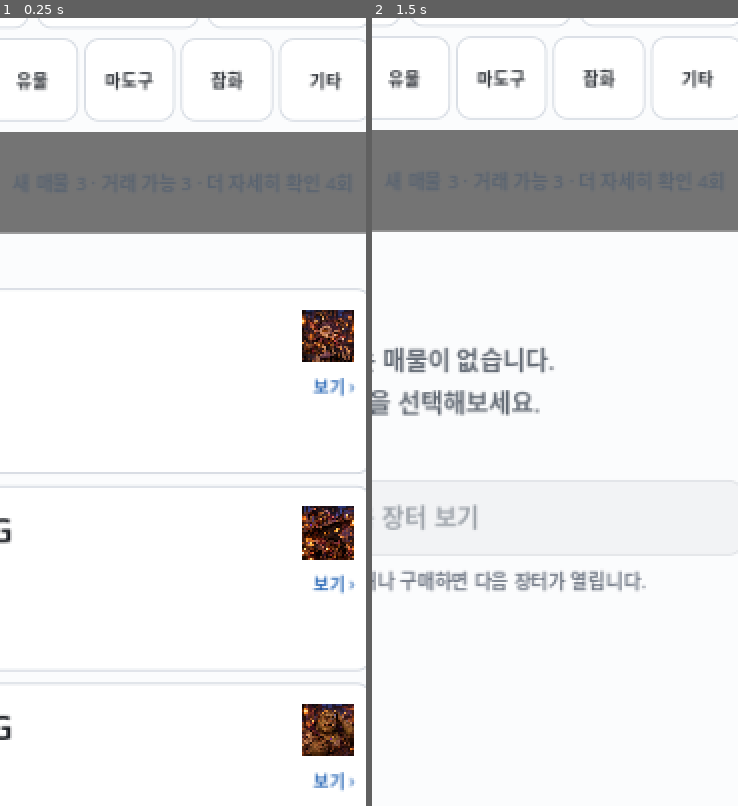
Above: before the commit, frames 1-2 (left to right).
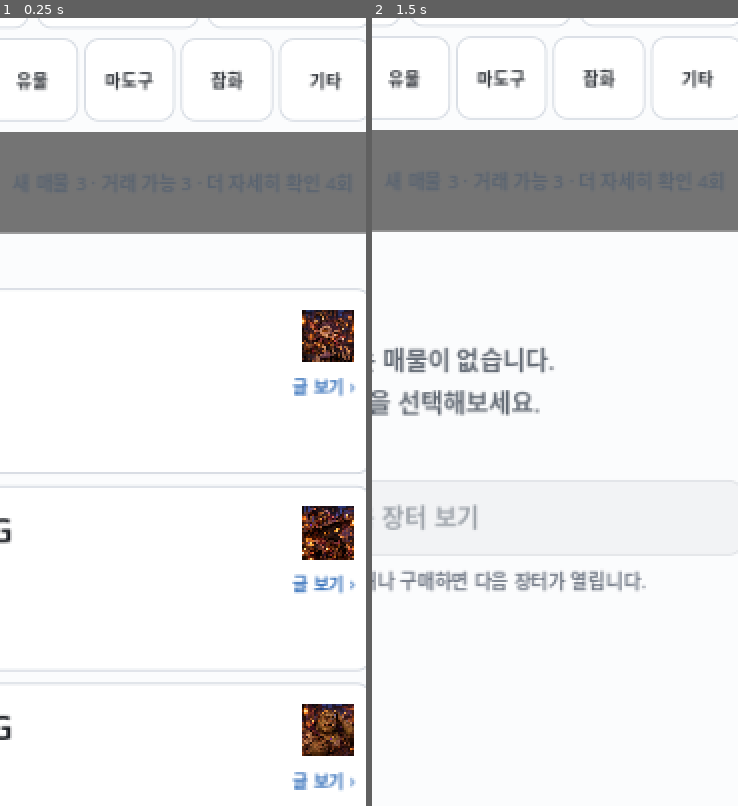
Above: after the commit, the same moments.

Repository: Queenrain9/monster-used-market
Game: Godot game, scene res://scenes/main.tscn
The game is run twice, just before and just after one commit, with the same random seed, the same clock (stepped at 60 frames per second) and the same inputs.
Inputs (mouse positions are % of the whole screen's width and height, from its top left):
- Up to frame 1 (0.25 s): no input
- Up to frame 2 (1.5 s): click (50, 9) at 0.52 s; type "12" at 0.6 s; click "추천 매물" at 1.25 s
The pictures show only the part of the screen within x 46-95%, y 16-66%; the shares and areas given below are measured in that part.

The runs differ from the first frame. In frame 1, 0.5% of the frame differs, in the area x 79-96%, y 45-98%; in frame 2, nothing differs.

Commit message:
ux: surface listings as local seller posts

Diff:
--- a/scripts/home_feed.gd
+++ b/scripts/home_feed.gd
@@ -11,7 +11,7 @@
 	var available = status not in ["구매 완료", "판매 완료"]
 	var viewed = bool(listing.get("viewed", false)) or not listing.get("inspected_actions", []).is_empty()
 	var tags: Array = []
-	tags.append("가격 협의")
+	tags.append("가격 제안")
 
 	if not available:
 		tags.append(status)
@@ -31,9 +31,9 @@
 		"seller_short_text": Art.seller_name(seller),
 		"meta_text": "%s · %s" % [public_location_text(listing), public_age_text(listing)],
 		"tags_text": " · ".join(tags),
-		"clue_text": str(listing.get("initial_clue", {}).get("text", "")),
-		"feature_text": "특별 매물" if featured and available else "",
-		"action_text": ("다시 보기 ›" if viewed else "보기 ›") if available else "거래 완료",
+		"clue_text": str(listing.get("listing_story", "직접 보고 결정해주세요.")),
+		"feature_text": "동네 인기 매물" if featured and available else "",
+		"action_text": ("다시 보기 ›" if viewed else "글 보기 ›") if available else "거래 완료",
 		"available": available
 	}
 
@@ -57,10 +57,12 @@
 	var q = query.strip_edges().to_lower()
 
 	if not q.is_empty():
-		var haystack = "%s %s %s" % [
+		var haystack = "%s %s %s %s %s" % [
 			Art.item_name(listing),
 			Art.seller_name(seller),
-			str(listing.get("category", ""))
+			str(listing.get("category", "")),
+			public_location_text(listing),
+			str(listing.get("listing_story", ""))
 		]
 		if not haystack.to_lower().contains(q):
 			return false
@@ -98,8 +100,27 @@
 	return "%d분 전" % minutes
 
 
-func public_location_text(_listing: Dictionary) -> String:
-	return "어둠마을 야시장"
+func public_location_text(listing: Dictionary) -> String:
+	var seller: Dictionary = listing.get("seller", {})
+	return str(seller.get("neighborhood", "어둠마을"))
+
+
+func public_meetup_text(listing: Dictionary) -> String:
+	var seller: Dictionary = listing.get("seller", {})
+	return str(seller.get("meetup", "%s 근처" % public_location_text(listing)))
+
+
+func seller_profile_text(listing: Dictionary) -> String:
+	var seller: Dictionary = listing.get("seller", {})
+	return str(seller.get("profile", "근처에서 직거래를 선호하는 판매자입니다."))
+
+
+func listing_post_text(listing: Dictionary) -> String:
+	var story = str(listing.get("listing_story", "정리 중 나온 물건입니다. 직접 보고 결정해주세요."))
+	var claim = str(listing.get("seller_claim", {}).get("text", "")).strip_edges()
+	if claim.is_empty():
+		return story
+	return "%s\n\n%s" % [story, claim]
 
 
 func choose_featured_index(market: Array) -> int:
